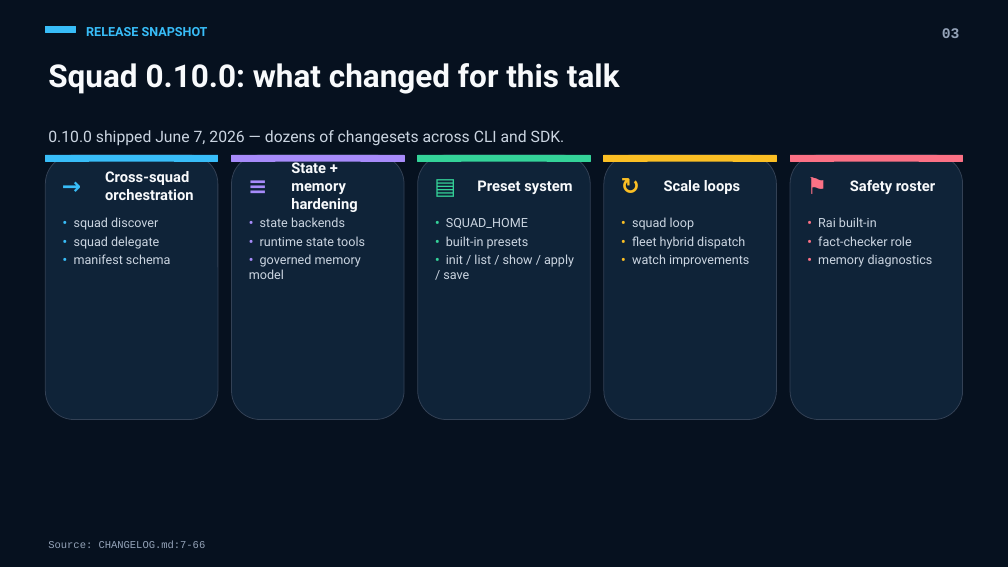
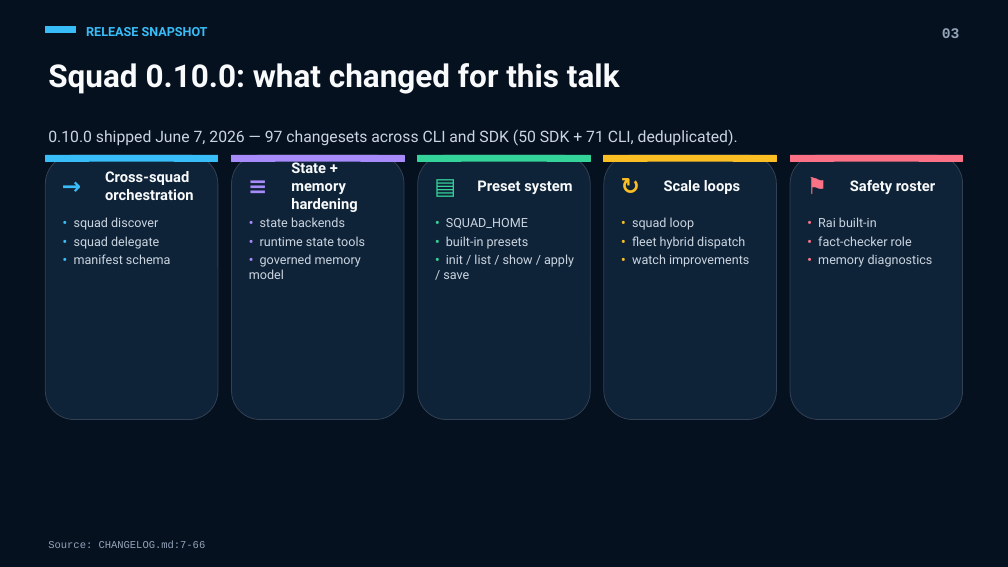
Before and after one commit to bradygaster/squad, a slide deck: slide 4 of docs/advanced-squad-session/advanced-squad-session.pptx. Drawn at 1008x567 pixels with LibreOffice and Linux fonts; fonts in the diff are those of the drawing. Boxes give left, top, right and bottom in pixels: in the first picture for what was removed or moved away, otherwise in the second. Text is boxed around its words. In the diff, an @@ line names an element or a change of style, - is before the commit and + after.

```diff
--- a/docs/advanced-squad-session/advanced-squad-session.pptx
+++ b/docs/advanced-squad-session/advanced-squad-session.pptx
@@ text at <box>48,129,738,146</box>: text changed @@
-0.10.0 shipped June 7, 2026 — dozens of changesets across CLI and SDK.
+0.10.0 shipped June 7, 2026 — 97 changesets across CLI and SDK (50 SDK + 71 CLI, deduplicated).
```
Also in this commit, not shown: 7 other slides changed, 1 slide added, 1 other file.
